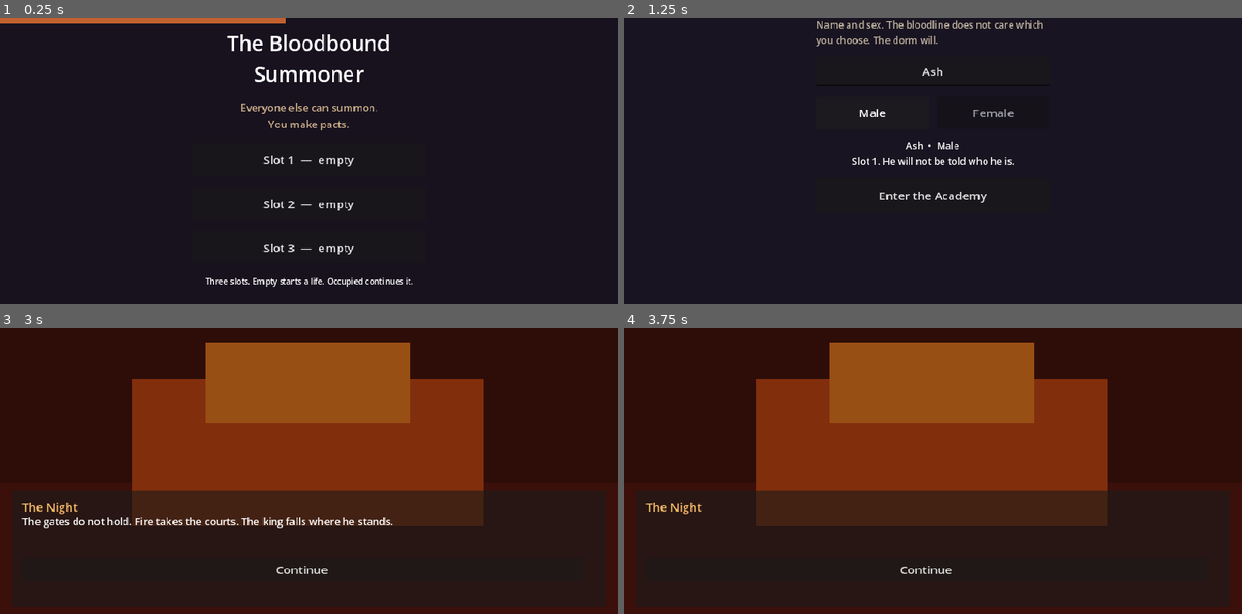
Above: before the commit, frames 1-4 (two rows, left to right).
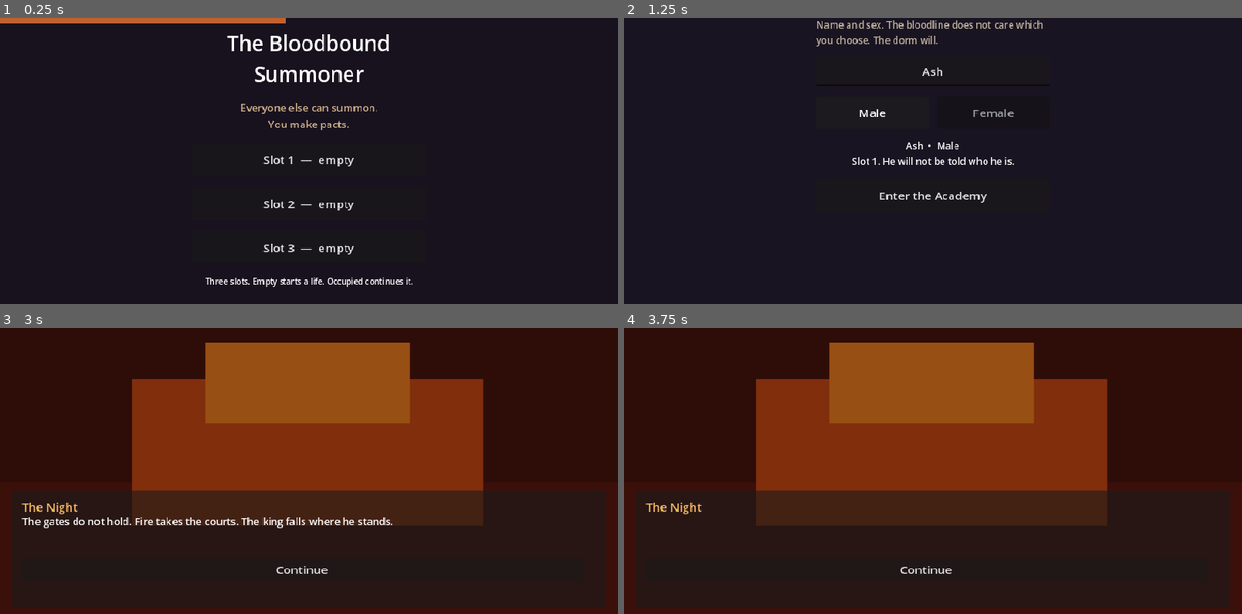
Above: after the commit, the same moments.

Repository: sk7hg824nn-ux/bloodbound-summoner
Game: Godot game, scene res://scenes/boot/Boot.tscn
Same seed, same stepped clock (60 frames per second), same inputs: the game is played once before the commit and once after it.
Inputs:
- Up to frame 1 (0.25 s): no input
- Up to frame 2 (1.25 s): click "Slot 1 — empty" at 0.5 s
- Up to frame 3 (3 s): click "Enter the Academy" at 1.25 s; click "Continue" at 2 s; click "Continue" at 2.75 s
- Up to frame 4 (3.75 s): click "Continue" at 3.5 s

Frames 1-2 are identical in both runs. In frame 3, less than 0.1% of the frame differs, in the area x 66-79%, y 5-57%; in frame 4, less than 0.1%.

Commit message:
Hall and prologue boot through World25.

Diff:
--- a/scripts/cinematic/cutscene_director.gd
+++ b/scripts/cinematic/cutscene_director.gd
@@ -20,6 +20,8 @@
 	GameState.in_dialogue = true
 	if stack:
 		stack.freeze()
+	if camera:
+		camera.set_mode(Camera2DDirector.Mode.ROMANCE)
 	_step()
 
 func _step() -> void:
@@ -30,6 +32,8 @@
 		GameState.in_dialogue = false
 		if stack:
 			stack.thaw()
+		if camera:
+			camera.set_mode(Camera2DDirector.Mode.EXPLORE)
 		finished.emit()
 		return
 	var beat: Dictionary = _beats[_i]
@@ -39,7 +43,7 @@
 		"plate":
 			var id := String(beat.get("id", "black"))
 			if plate:
-				plate.texture = OriginArt.tex(id)
+				plate.texture = World25.still(id)
 			plate_changed.emit(id)
 			_step()
 		"cam":
--- a/scripts/world/academy_hub.gd
+++ b/scripts/world/academy_hub.gd
@@ -15,6 +15,7 @@
 var _walk_from := Vector2.ZERO
 var _strike_t := 0.0
 var _cut: CutsceneDirector
+var _stack: LayerStack
 
 func _ready() -> void:
 	GameState.era = "academy"
@@ -26,11 +27,10 @@
 	camera.set_target(player)
 	camera.set_mode(Camera2DDirector.Mode.EXPLORE)
 	_fence_yard()
-	_dress_hall()
+	_stack = World25.compose($World, "hall")
 	_spots()
 	_cut = CutsceneDirector.new()
-	_cut.camera = camera
-	_cut.stack = $World.get_node_or_null("LayerStack") as LayerStack
+	World25.bind_cut(_cut, camera, _stack)
 	add_child(_cut)
 	_cut.finished.connect(_on_exam_done)
 	touch.joystick_moved.connect(player.set_joystick)
@@ -46,10 +46,6 @@
 	_objective()
 	if not GameState.has_flag("exam_failed") and not PactSystem.is_pacted("kitsune"):
 		_cut.play(ExamCutscene.beats(GameState.player_name))
-
-func _dress_hall() -> void:
-	var stack := LayerStack.attach($World)
-	stack.dress_hall()
 
 func _objective() -> void:
 	if PactSystem.is_pacted("kitsune"):
--- a/scripts/world/prologue_runner.gd
+++ b/scripts/world/prologue_runner.gd
@@ -9,7 +9,8 @@
 	plate.centered = false
 	plate.position = Vector2.ZERO
 	plate.z_index = 2
-	plate.texture = OriginArt.tex("castle")
+	plate.texture_filter = CanvasItem.TEXTURE_FILTER_LINEAR
+	plate.texture = World25.still("castle")
 	add_child(plate)
 	var cut := CutsceneDirector.new()
 	cut.plate = plate
Not shown, changed: docs/SYSTEM_2_5D.md
